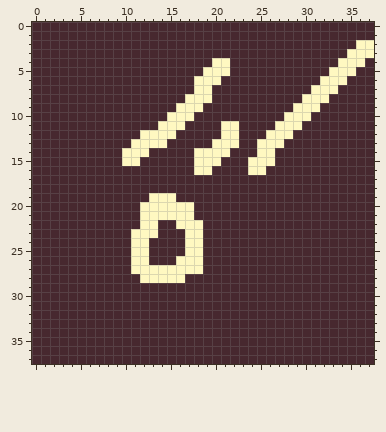
Pixel-art sprite -- UI/firebolts.png. This is how it looked before the edit.
The file is 38x38 pixels.
The same view after the edit:
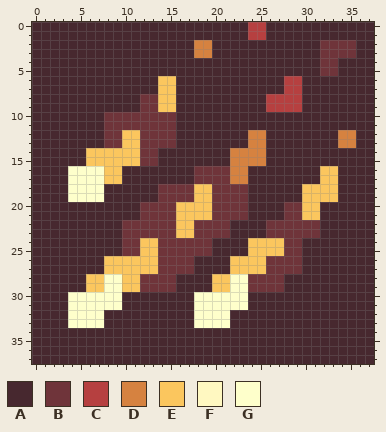
Palette (. is transparent): A #47282f  B #6f343a  C #b64040  D #d68240  E #fbc65e  F #fff8c1  G #feffcb
Change:
Changed rows in their new state; - is an unchanged pixel.
first column x 4:
 0 --------------------CC------------
 1 --------------------CC------------
 2 --------------DD------------BBBBAA
 3 --------------DD------------BBBBAA
 4 ----------------AA----------BBAAA-
 5 ---------------AAA----------BBAA--
 6 ----------EE--AAA-------CC--AAA---
 7 ----------EE--AA--------CC-AAA----
 8 --------BBEE-AAA------CCCCAAA-----
 9 --------BBEEAAA-------CCCCAA------
10 ----BBBBBBBBAA----------AAA-------
11 ----BBBBBBBBA----AA----AAA--------
12 ----BBEEBBBB-----AA-DDAAA-----DD--
13 ----BBEEBBBB----AAA-DDAA------DD--
14 --EEEEEEBB----AAAADDDDA-----------
15 --EEEEEEBB----AAA-DDDDA-----------
16 GGGGEE--------BBBBDDAA------EE----
17 GGGGEE--------BBBBDD--------EE----
18 GGGG------BBBBEEBBBB------EEEE----
19 GGGG-----ABBBBEEBBBB------EEEE----
20 --------BBBBEEEEBBBB----BBEE------
21 --------BBBBEEEEBBBB----BBEE------
22 ------BBBBBBEEBBBB----BBBBBB------
23 ------BBBBBBEEBBBB----BBBBBB------
24 ------BBEEBBBBBB----EEEEBB--------
25 ------BBEEBBBBBB----EEEEBB--------
26 ----EEEEEEBBBBA---EEEEBBBB--------
27 ----EEEEEEBBBBA---EEEEBBBB--------
28 --EEGGEEBBBBA---EEGGBBBB----------
29 --EEGGEEBBBB----EEGGBBBB----------
30 GGGGGG--------GGGGGG--------------
31 GGGGGG--------GGGGGG--------------
32 GGGG----------GGGG----------------
33 GGGG----------GGGG----------------
